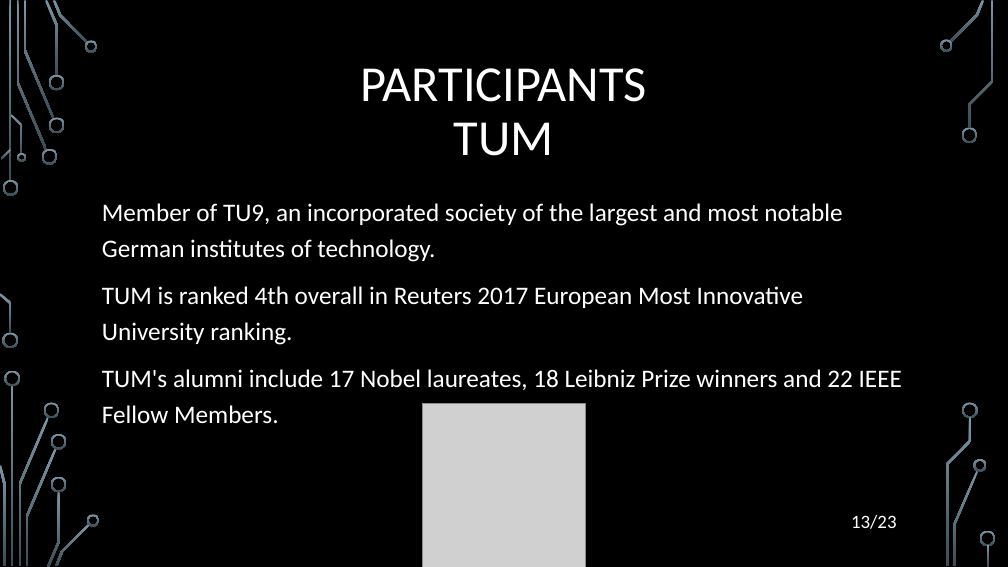
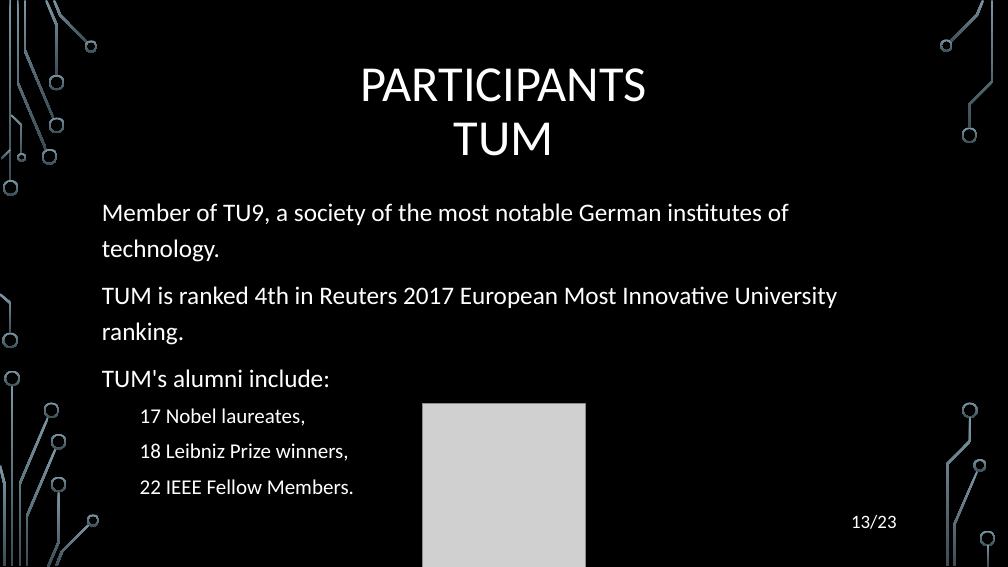
Before and after one commit to filozof50/UP, a slide deck: slide 13 of hw2/H2020.pptx. Drawn at 1008x567 pixels with LibreOffice and Linux fonts; fonts in the diff are those of the drawing; grey boxes stand for pictures; background and template pictures are left out. Boxes give left, top, right and bottom in pixels: in the first picture for what was removed or moved away, otherwise in the second. Text is boxed around its words. In the diff, an @@ line names an element or a change of style, - is before the commit and + after.

```diff
--- a/hw2/H2020.pptx
+++ b/hw2/H2020.pptx
@@ text at bbox=[102, 203, 838, 461]: text changed @@
-Member of TU9, an incorporated society of the largest and most notable German institutes of technology.
-TUM is ranked 4th overall in Reuters 2017 European Most Innovative University ranking.
-TUM's alumni include 17 Nobel laureates, 18 Leibniz Prize winners and 22 IEEE Fellow Members.
+Member of TU9, a society of the most notable German institutes of technology.
+TUM is ranked 4th in Reuters 2017 European Most Innovative University ranking.
+TUM's alumni include:
+  17 Nobel laureates,
+  18 Leibniz Prize winners,
+  22 IEEE Fellow Members.
```
Also in this commit, not shown: 11 other slides changed, 2 other files.
